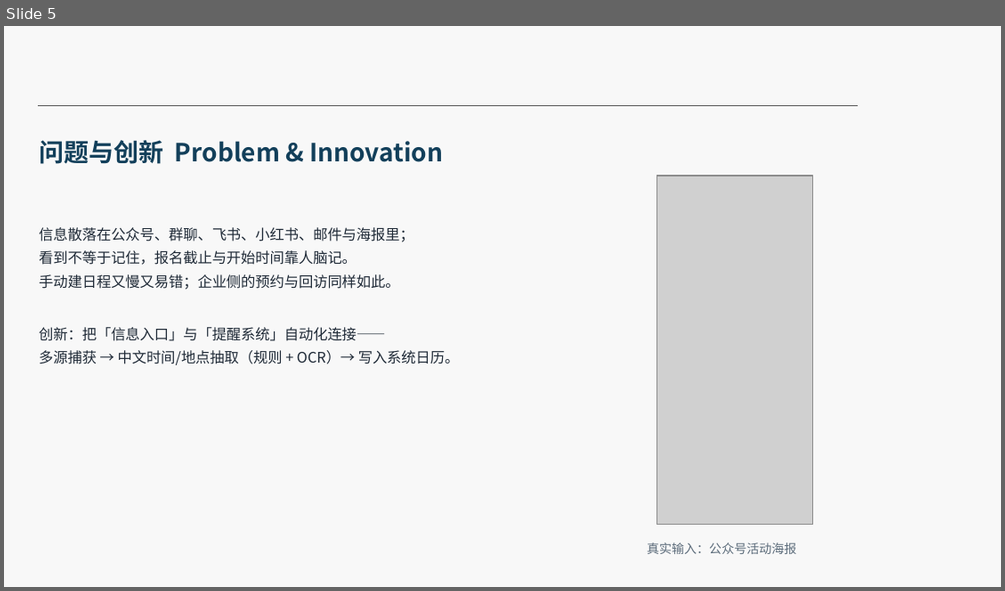
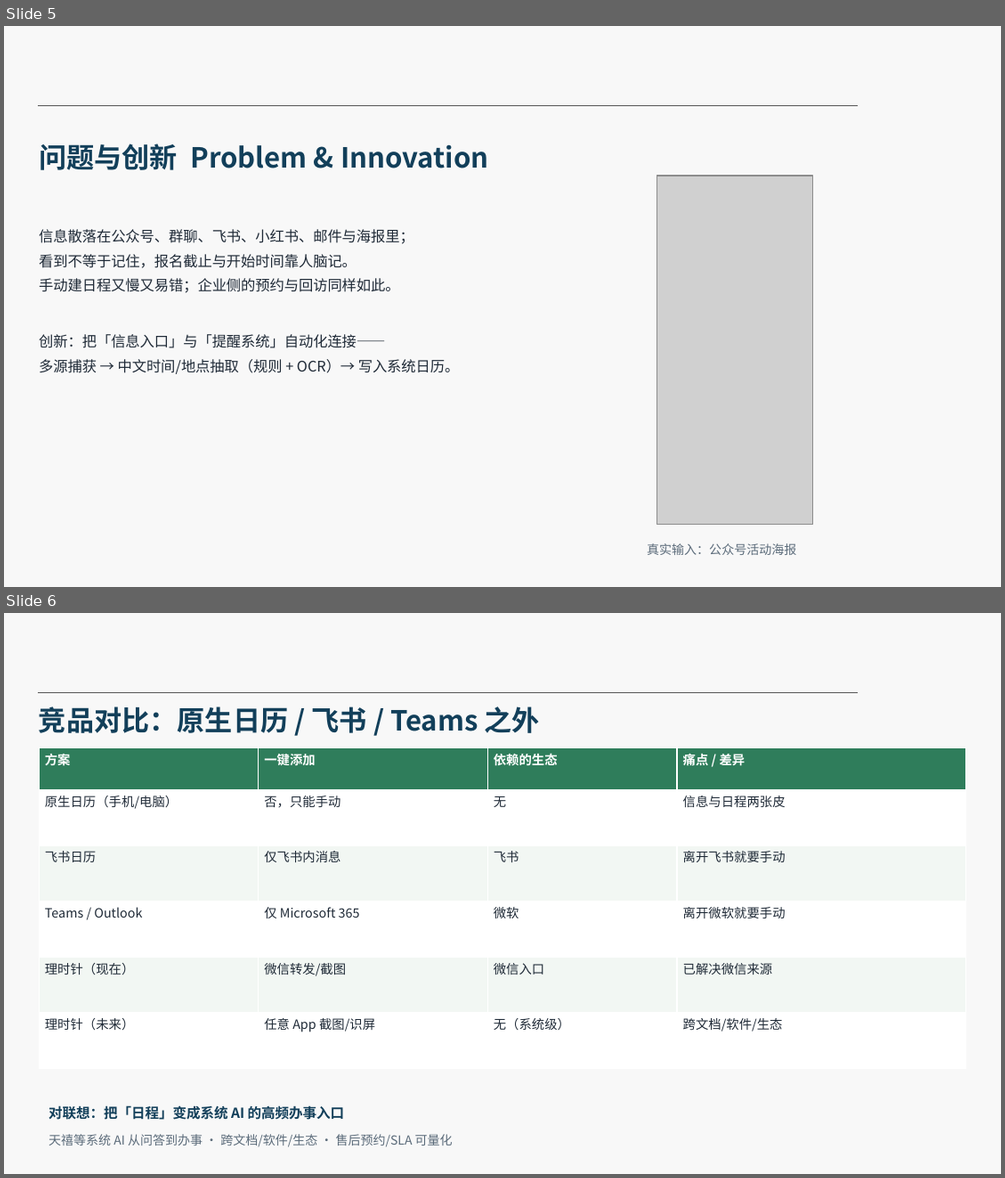
Before and after one commit to murasame9877/lishizhen, a slide deck: docs/2026SDG-Pitch-理时针.pptx. Shown one above the other, each under a label of ours: slide 5 before the commit, slides 5 and 6 after it. The pictures are 1005x591 and 1005x1178 pixels, drawn with LibreOffice and Linux fonts; fonts in the diff are those of the drawing; grey boxes stand for pictures; background and template pictures are left out. Boxes give left, top, right and bottom in pixels: in the first picture for what was removed or moved away, otherwise in the second. Text is boxed around its words. In the diff, an @@ line names an element or a change of style, - is before the commit and + after.

```diff
--- a/docs/2026SDG-Pitch-理时针.pptx
+++ b/docs/2026SDG-Pitch-理时针.pptx
@@ slide 6 added at bbox=[4, 613, 1001, 1174], background picture (left out); not listed: 1 template element that a slide beside it also shows @@
@@ text added at bbox=[39, 706, 540, 733], 20 pt, text #123F5A, bold @@
+竞品对比：原生日历 / 飞书 / Teams 之外
@@ table added at bbox=[39, 747, 966, 1069], 6 rows, 4 columns @@
+方案 | 一键添加 | 依赖的生态 | 痛点 / 差异
+原生日历（手机/电脑） | 否，只能手动 | 无 | 信息与日程两张皮
+飞书日历 | 仅飞书内消息 | 飞书 | 离开飞书就要手动
+Teams / Outlook | 仅 Microsoft 365 | 微软 | 离开微软就要手动
+理时针（现在） | 微信转发/截图 | 微信入口 | 已解决微信来源
+理时针（未来） | 任意 App 截图/识屏 | 无（系统级） | 跨文档/软件/生态
@@ text added at bbox=[48, 1105, 345, 1119], 10 pt, text #123F5A, bold @@
+对联想：把「日程」变成系统 AI 的高频办事入口
@@ text added at bbox=[48, 1134, 453, 1147], 9 pt, text #5B6B7A @@
+天禧等系统 AI 从问答到办事 · 跨文档/软件/生态 · 售后预约/SLA 可量化
@@ slide 5 changed as well @@
@@ text "问题与创新 Problem & Innovation" at bbox=[39, 143, 489, 170]: size 18 to 20 pt; line spacing 1.1 to 1.18 @@
@@ text "信息散落在公众号、群聊、飞书、小红书、邮件与海报里；" at bbox=[39, 229, 460, 374]: line spacing 1.1 to 1.18 @@
```
Also in this commit, not shown: 15 other slides changed, 3 other files.
